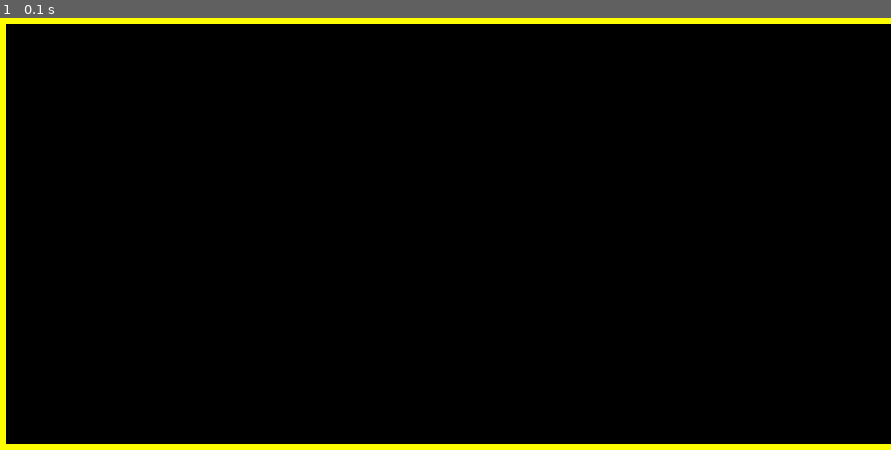
Above: before the commit, frame 1.
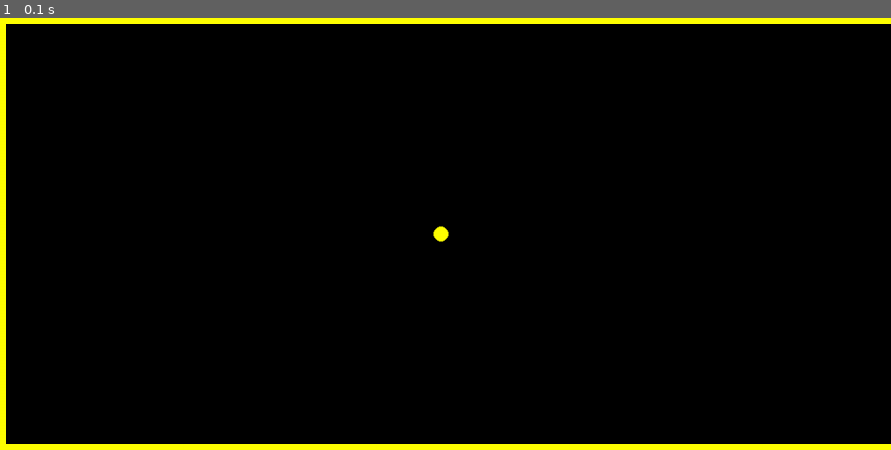
Above: after the commit, the same moment.

Repository: AnthonyTaylor/PyPong
Game: pygame game, started from PyGame.py
The game is run twice, just before and just after one commit, with the same random seed, the same clock (stepped at 60 frames per second) and the same inputs.
Inputs:
- Up to frame 1 (0.1 s): no input

The runs differ from the first frame. In frame 1, less than 0.1% of the frame differs, in the area x 48-51%, y 48-52%.

Commit message:
Adding the initial ball positioning

Diff:
--- a/PyGame.py
+++ b/PyGame.py
@@ -9,6 +9,7 @@
 paddle_width = 10
 paddle_padding = 20
 
+print (type(HEIGHT / 2))
 
 # Draw scenario
 pygame.init()
@@ -26,6 +27,9 @@
     (paddle_width - paddle_padding, paddle_height)))
 
 
+# position ball
+pygame.draw.circle(screen, fg_colour, ((int(WIDTH / 2)),(int(HEIGHT / 2))), 10)
+
 # draw to screen
 pygame.display.flip()
 
Not shown, changed: PyPong.code-workspace
